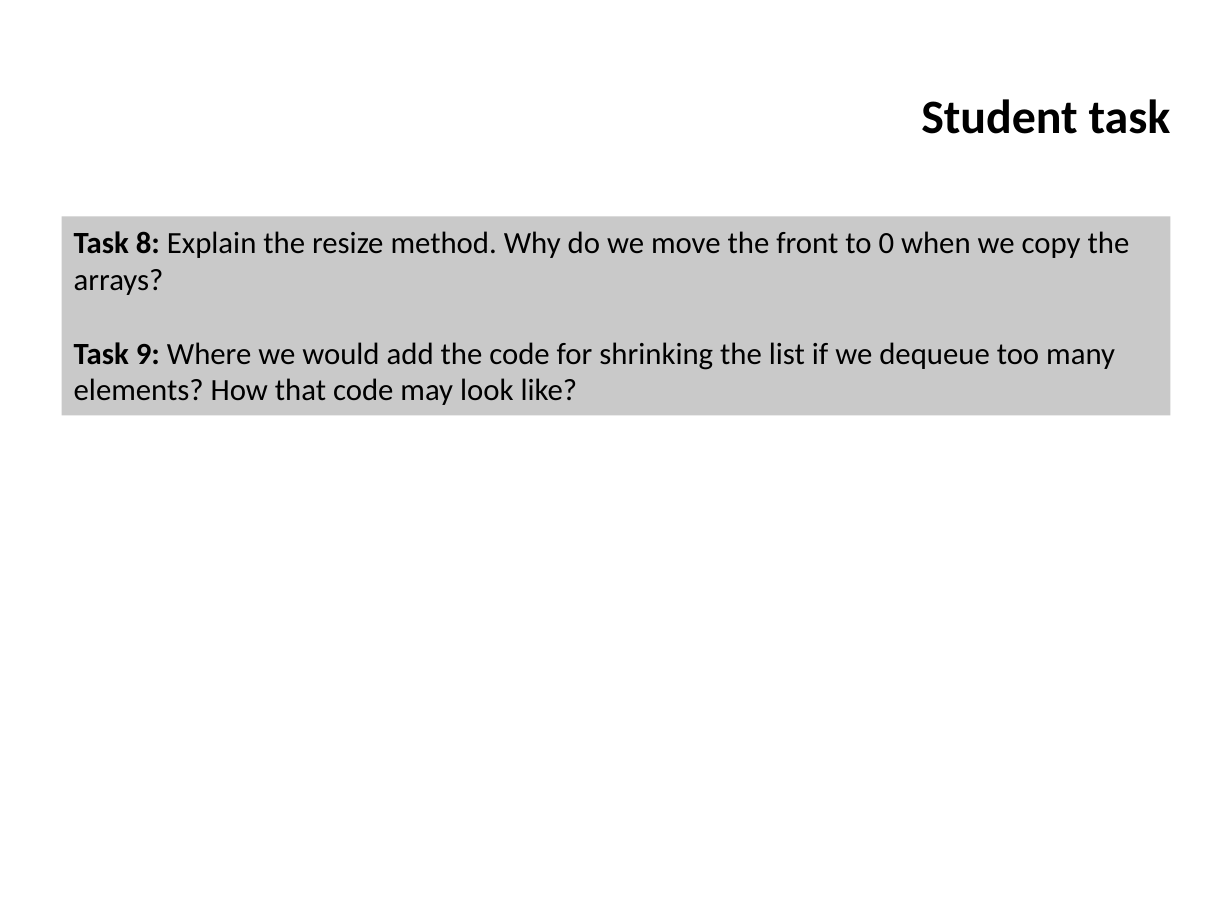
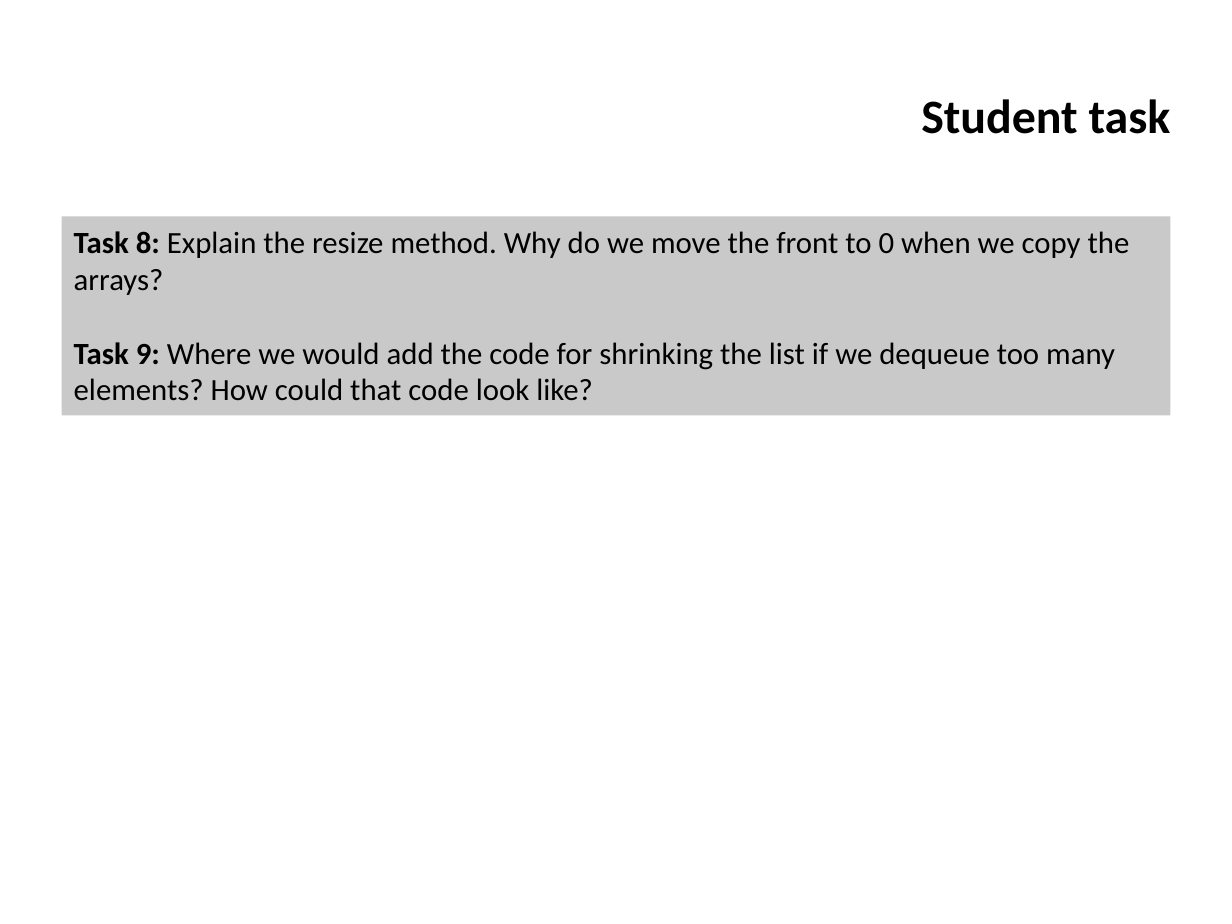
Before and after one commit to ifromm/dsa, a slide deck: slide 65 of slides/unit_3_elementary_ds.pptx. Drawn at 1232x924 pixels with LibreOffice and Linux fonts; fonts in the diff are those of the drawing; background and template pictures are left out. Boxes give left, top, right and bottom in pixels: in the first picture for what was removed or moved away, otherwise in the second. Text is boxed around its words. In the diff, an @@ line names an element or a change of style, - is before the commit and + after.

```diff
--- a/slides/unit_3_elementary_ds.pptx
+++ b/slides/unit_3_elementary_ds.pptx
@@ text in rectangle at [74,342,1115,401]: text changed @@
-Task 9: Where we would add the code for shrinking the list if we dequeue too many elements? How that code may look like?
+Task 9: Where we would add the code for shrinking the list if we dequeue too many elements? How could that code look like?
```
Also in this commit, not shown: 2 other slides changed, 1 other file.
